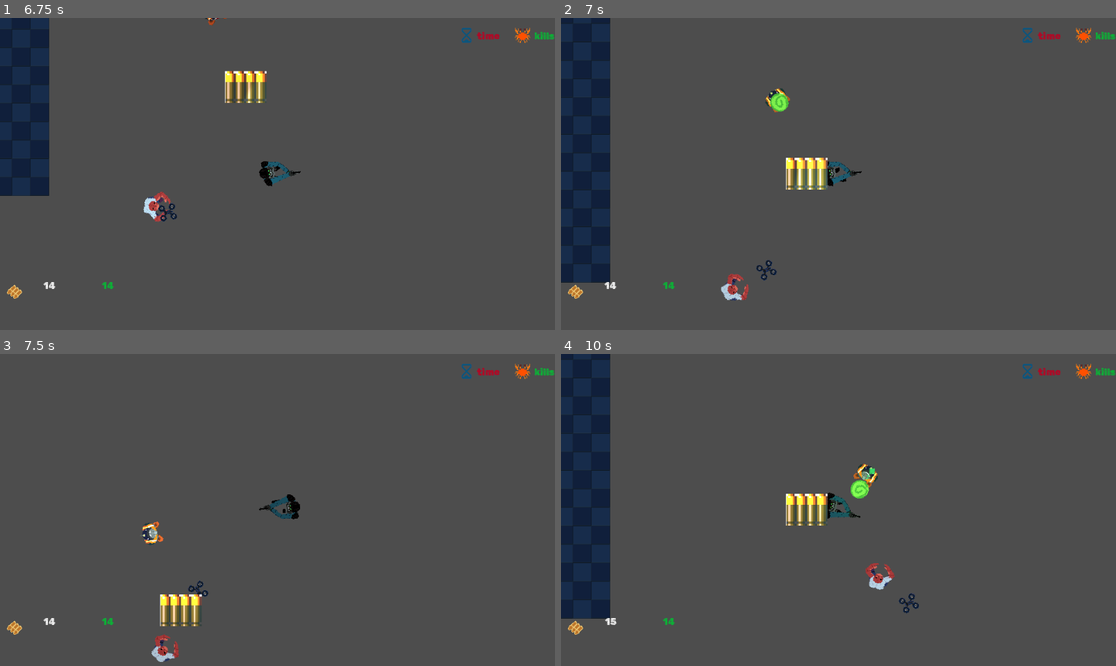
Above: before the commit, frames 1-4 (two rows, left to right).
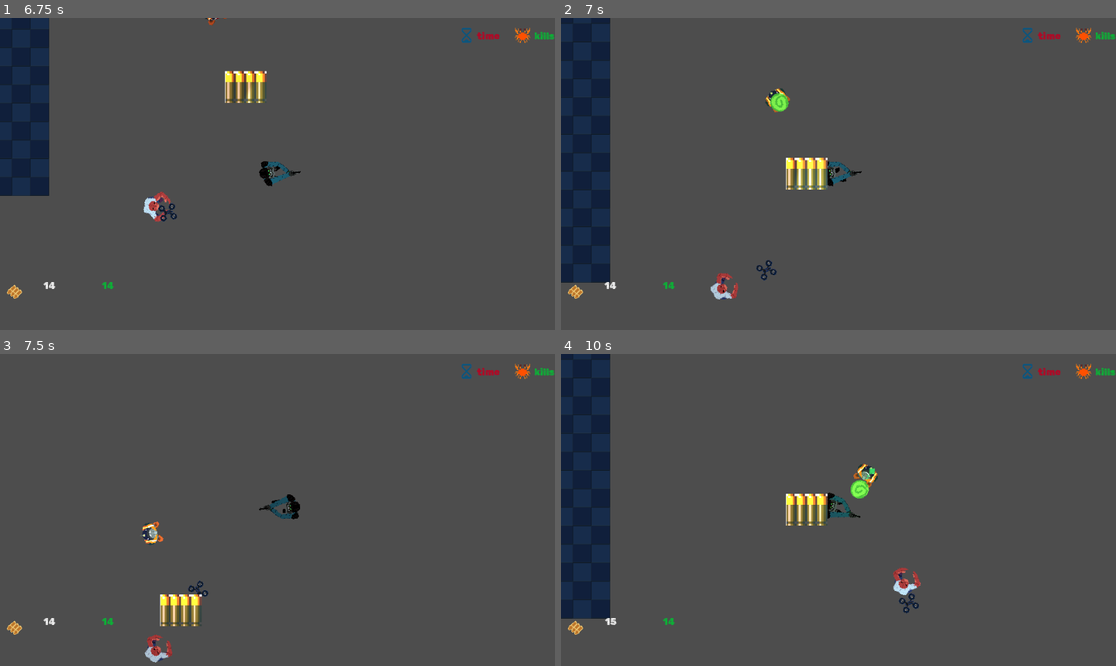
Above: after the commit, the same moments.

Repository: Fulgurata/Antibody
Game: Godot game, scene res://scenes/levels/level_one/LevelOne.tscn
Two runs of this game, one before a commit and one after it. Both use one fixed random seed, a clock stepped at 60 frames per second and the inputs below. This scene is started directly instead of the project's main scene. Sound files missing from this copy of the repository are replaced by a short silence.
Inputs (mouse positions are in pixels of both pictures, inside the frame that each line leads up to):
- Up to frame 1 (6.75 s): move the mouse to (399, 158) at 0.52 s; hold D (move_right) 0.53-1.28 s; tap Shift (dodge) at 0.6, 1.35, 2.3, 3.05, 3.8, 4.55, 5.3, 6.05, 6.6 s; move the mouse to (166, 189) at 1.27 s; hold S (move_down) 1.28-2.03 s; move the mouse to (333, 105) at 2.02 s; hold D (move_right) 2.03-2.78 s; tap Q (flare) at 2.1 s; move the mouse to (249, 236) at 2.77 s; hold W (move_up) 2.78-3.53 s; tap 1 (give_ammo_dev) at 2.85 s; move the mouse to (444, 220) at 3.52 s; hold E (interact) 3.53-4.28 s; hold A (move_left) 3.53-5.03 s; move the mouse to (111, 127) at 4.27 s; tap Mouse wheel down (next_weapon) at 4.35 s; move the mouse to (305, 174) at 5.02 s; hold S (move_down) 5.03-5.78 s; tap Mouse wheel up (previous_weapon) at 5.1 s; move the mouse to (194, 96) at 5.77 s; hold D (move_right) 5.78-6.53 s; click (194, 96) at 5.85 s; move the mouse to (399, 158) at 6.52 s; hold W (move_up) from 6.53 s (still down)
- Up to frame 2 (7 s): keep holding W (move_up)
- Up to frame 3 (7.5 s): move the mouse to (166, 525) at 7.27 s; release W (move_up) at 7.28 s; hold D (move_right) from 7.28 s (still down); tap Shift (dodge) at 7.35 s
- Up to frame 4 (10 s): move the mouse to (894, 441) at 8.02 s; release D (move_right) at 8.03 s; hold S (move_down) 8.03-8.78 s; tap Q (flare) at 8.1 s; tap Shift (dodge) at 8.3, 9.05, 9.8 s; move the mouse to (810, 572) at 8.77 s; hold A (move_left) 8.78-9.53 s; tap 1 (give_ammo_dev) at 8.85 s; move the mouse to (1005, 556) at 9.52 s; hold W (move_up) from 9.53 s (still down); hold E (interact) from 9.53 s (still down)

Frame 1 is identical in both runs. In frame 2, 0.4% of the frame differs, in the area x 26-34%, y 81-91%; in frame 3, 0.4%; in frame 4, 0.5%, in the area x 54-65%, y 67-78%.
Error in both runs: Cannot call method 'play' on a null value. (res://scripts/pickups/ammo_pickup_gun.gd:20)

Commit message:
Fixed enemy for scoring

Diff:
--- a/scripts/boss/state_machine/boss_state.gd
+++ b/scripts/boss/state_machine/boss_state.gd
@@ -19,4 +19,4 @@
 
 func _physics_process(_delta):
 	transition()
-	print("Error: 'debug' node not found or not properly assigned.")
+	#print("Error: 'debug' node not found or not properly assigned.")
--- a/scripts/characters/enemy_one_scripts/enemy.gd
+++ b/scripts/characters/enemy_one_scripts/enemy.gd
@@ -13,7 +13,7 @@
 @onready var scream_2: AudioStreamPlayer2D = $Scream2
 @onready var scream_3: AudioStreamPlayer2D = $Scream3
 @onready var hit_box: Area2D = $HitBox
-
+@onready var current_path: String = ""
 
 #Jumping variables, more variables for the variable throne!!!
 var jump_recharge: bool = true
@@ -62,14 +62,15 @@
 	# Create an array to hold all the RIDs
 	enemy_rids.resize(num_enemies)
 	# Populate the array with each enemy's RID
-	var index = 0
+	var ind = 0
 	for e in enemies:
 		if not e is CollisionShape2D:
-			enemy_rids[index] = e.get_rid()
-			index += 1
-	enemy_rids.resize(index)
-	#for i in range(num_enemies):
-		#enemy_rids[i] = enemies[i].get_rid()
+			enemy_rids[ind] = e.get_rid()
+			ind += 1
+	enemy_rids.resize(ind)
+
+	random_dir = hare_off(ray_directions).rotated(rotation) #pick a random interesting direction
+	current_path = get_tree().get_current_scene().scene_file_path #figure out what level you're in
 
 #Don't delete this stuff, I needz it
 #draw the rays for debugging purposes. (draw must be localized, rays must be global, dammmmnnniiiiittttttttt)
@@ -107,7 +108,7 @@
 			interest[i] -= danger[i]
 		elif danger[i] > 0.0 and interest[i] > 0.0:
 			interest[i] = 0.0
-			interest[(i + floor(num_rays/4)) % num_rays] = max(0.9, interest[(i + floor(num_rays/4)) % num_rays])
+			interest[(i + floor(num_rays/4)) % num_rays] = max(0.9, interest[(i + floor(num_rays/4)) % num_rays])#if he sees something between him and the player that he doesn't like, go around, + dodge bullets!
 		if i == 0:
 			#this little block lets the enemy remember the player for a second (maybe, I don't know, how long is a delta?)
 			count_cycle += 1
--- a/scripts/characters/enemy_one_scripts/enemy_fallen.gd
+++ b/scripts/characters/enemy_one_scripts/enemy_fallen.gd
@@ -16,7 +16,7 @@
 			shape.queue_free()
 
 	if enemy.current_path == "res://scenes/levels/top_side_level/top_side_level.tscn":
-		GameState.KillCount += 1
+		GameState.Level1KillCount += 1
 	elif enemy.current_path == "res://scenes/levels/Level2/level_2.tscn":
 		GameState.Level2KillCount += 1
 	elif enemy.current_path == "res://scenes/levels/level_4/level_4.tscn":
--- a/scripts/characters/enemy_one_scripts/enemy_knocked_out_state.gd
+++ b/scripts/characters/enemy_one_scripts/enemy_knocked_out_state.gd
@@ -16,7 +16,6 @@
 
 	if enemy.current_path == "res://scenes/levels/top_side_level/top_side_level.tscn":
 		GameState.Level1KillCount += 1
-		print(GameState.Level1KillCount)
 	elif enemy.current_path == "res://scenes/levels/Level2/level_2.tscn":
 		GameState.Level2KillCount += 1
 	elif enemy.current_path == "res://scenes/levels/level_4/level_4.tscn":
